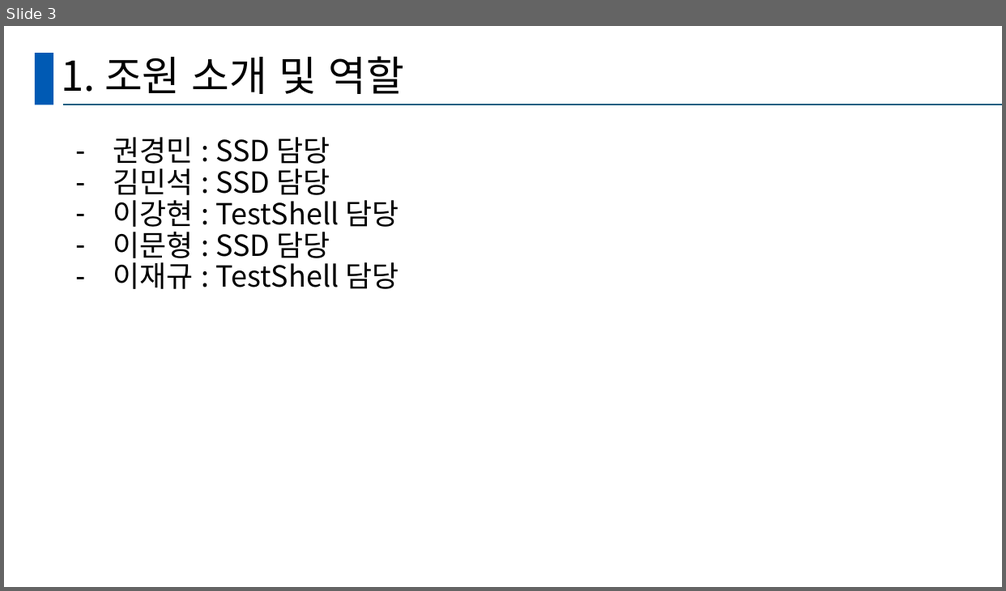
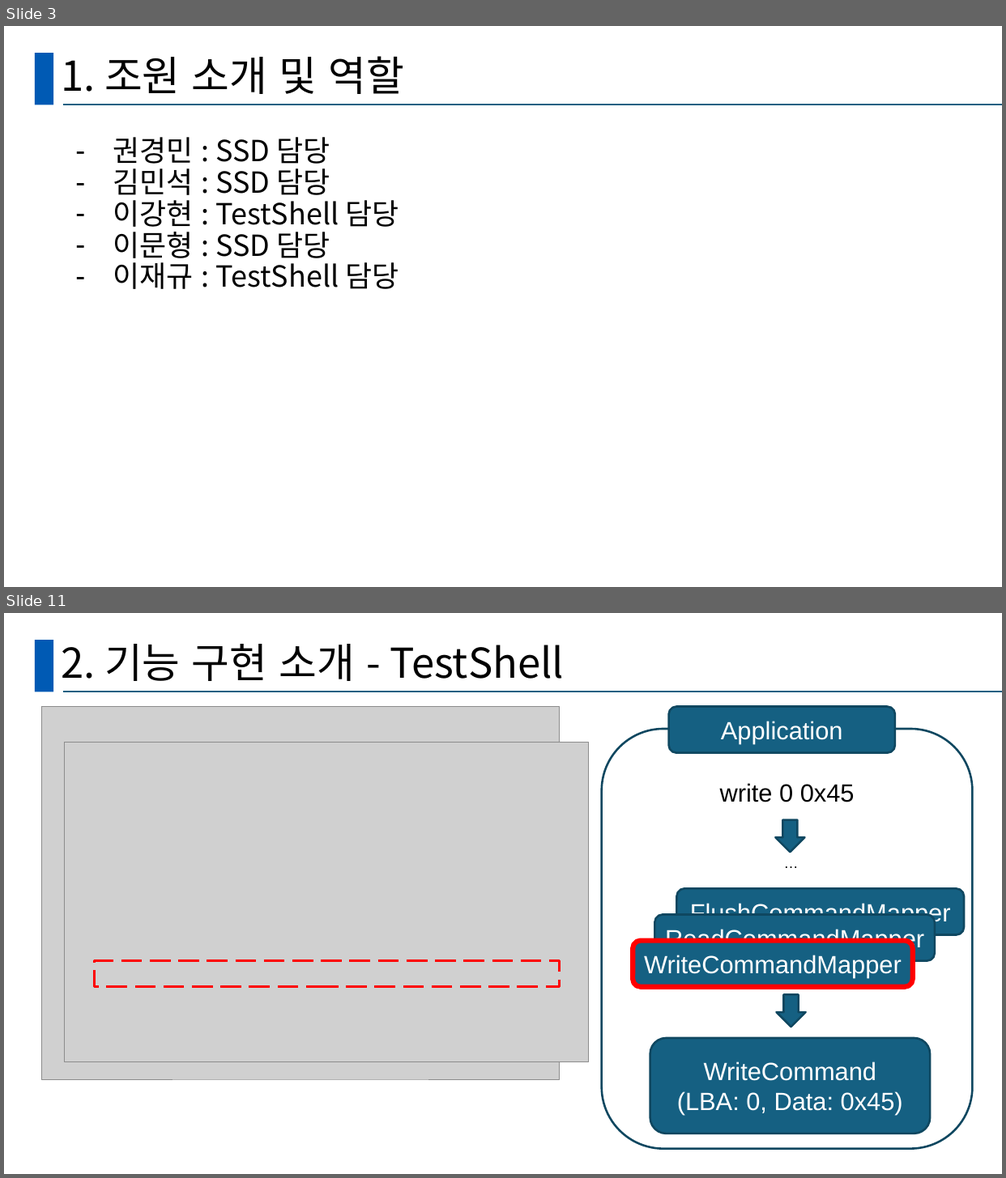
Before and after one commit to GanghyunLee/deep-dive-ssd, a slide deck: D조_DeepDive.pptx. Shown one above the other, each under a label of ours: slide 3 before the commit, slides 3 and 11 after it; the slides between them are not shown. The pictures are 1006x591 and 1006x1178 pixels, drawn with LibreOffice and Linux fonts; fonts in the diff are those of the drawing; grey boxes stand for pictures. Boxes give left, top, right and bottom in pixels: in the first picture for what was removed or moved away, otherwise in the second. Text is boxed around its words. In the diff, an @@ line names an element or a change of style, - is before the commit and + after.

```diff
--- a/D조_DeepDive.pptx
+++ b/D조_DeepDive.pptx
@@ slide 11 added at (4, 613, 1002, 1174), background #FFFFFF; not listed: 2 template elements that a slide beside it also shows @@
@@ title added at (61, 644, 564, 681), 39.6 pt, text #000000 @@
+2. 기능 구현 소개 - TestShell
@@ picture added at (42, 707, 560, 1080) @@
@@ rounded rectangle added at (669, 707, 895, 753), fill #156082, outline #104760 2 pt, 24 pt, text #FFFFFF @@
+Application
@@ rounded rectangle added at (602, 729, 972, 1149), outline #104760 2 pt @@
@@ picture added at (64, 743, 589, 1063) @@
@@ text added at (720, 783, 854, 803), 24 pt, text #000000 @@
+write 0 0x45
@@ down arrow added at (776, 820, 805, 853), fill #156082, outline #104760 2 pt @@
@@ text added at (761, 851, 820, 876), 14 pt, text #000000 @@
+…
@@ rounded rectangle added at (677, 888, 965, 935), fill #156082, outline #104760 2 pt, 24 pt, text #FFFFFF @@
+FlushCommandMapper
@@ rounded rectangle added at (654, 914, 935, 961), fill #156082, outline #104760 2 pt, 24 pt, text #FFFFFF @@
+ReadCommandMapper
@@ rounded rectangle added at (633, 941, 913, 987), fill #156082, outline #FF0000 4.75 pt, 24 pt, text #FFFFFF @@
+WriteCommandMapper
@@ rectangle added at (95, 961, 560, 987), outline #FF0000 2.5 pt dashed @@
@@ down arrow added at (777, 995, 806, 1027), fill #156082, outline #104760 2 pt @@
@@ rounded rectangle added at (650, 1038, 930, 1134), fill #156082, outline #104760 2 pt, 24 pt, text #FFFFFF @@
+WriteCommand
+(LBA: 0, Data: 0x45)
```
Also in this commit, not shown: 2 slides changed, 14 other slides added.
